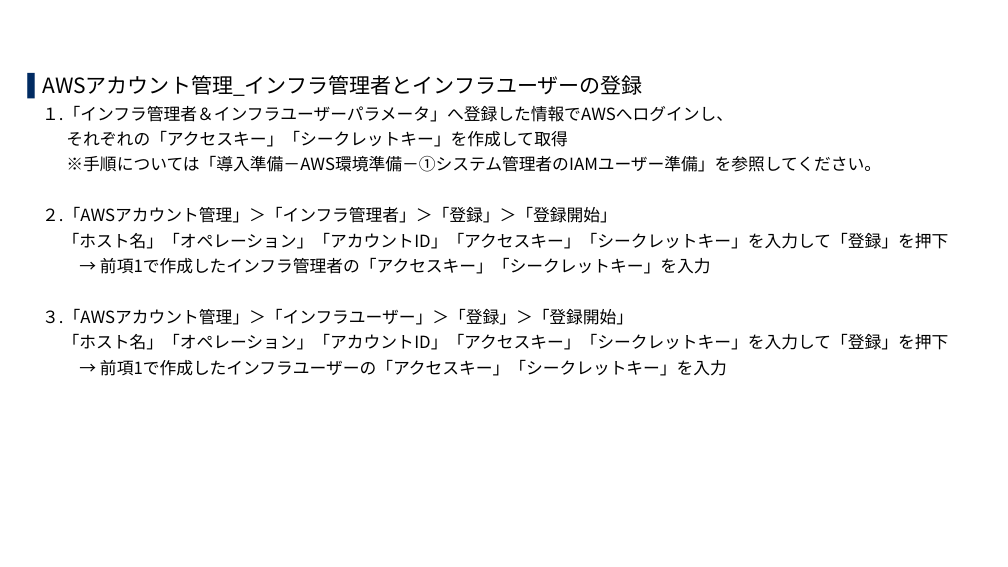
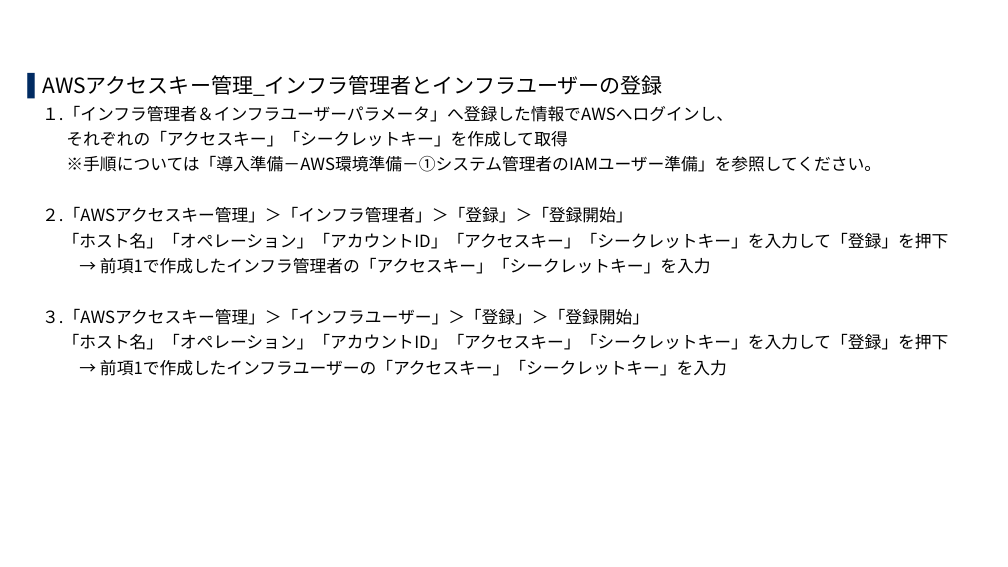
Before and after one commit to exastro-suite/it-automation-docs, a slide deck: slide 28 of asset/SettingSamples_ja/cloud-system-template-install_ja.pptx. Drawn at 1008x567 pixels with LibreOffice and Linux fonts; fonts in the diff are those of the drawing; background and template pictures are left out. Boxes give left, top, right and bottom in pixels: in the first picture for what was removed or moved away, otherwise in the second. Text is boxed around its words. In the diff, an @@ line names an element or a change of style, - is before the commit and + after.

```diff
--- a/asset/SettingSamples_ja/cloud-system-template-install_ja.pptx
+++ b/asset/SettingSamples_ja/cloud-system-template-install_ja.pptx
@@ text at (42, 75, 663, 96): text changed @@
-▌ AWSアカウント管理_インフラ管理者とインフラユーザーの登録
+▌ AWSアクセスキー管理_インフラ管理者とインフラユーザーの登録
@@ text at (42, 206, 632, 223): text changed @@
-  ２.「AWSアカウント管理」＞「インフラ管理者」＞「登録」＞「登録開始」
+  ２.「AWSアクセスキー管理」＞「インフラ管理者」＞「登録」＞「登録開始」
@@ text at (42, 308, 649, 325): text changed @@
-  ３.「AWSアカウント管理」＞「インフラユーザー」＞「登録」＞「登録開始」
+  ３.「AWSアクセスキー管理」＞「インフラユーザー」＞「登録」＞「登録開始」
```
Also in this commit, not shown: 33 other slides changed, 2 other files.
